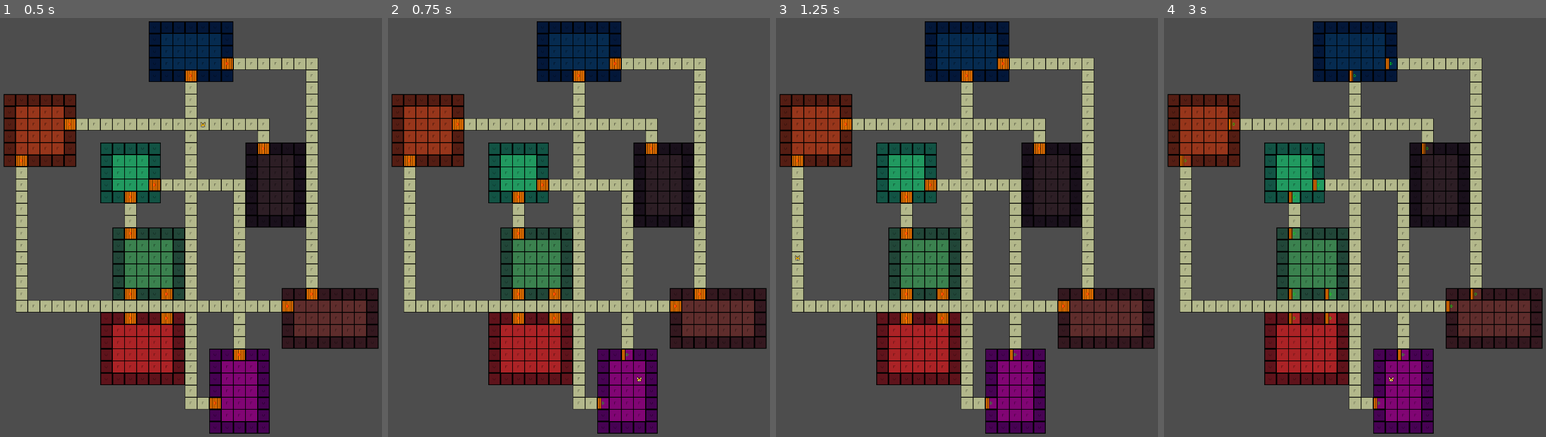
Above: before the commit, frames 1-4 (left to right).
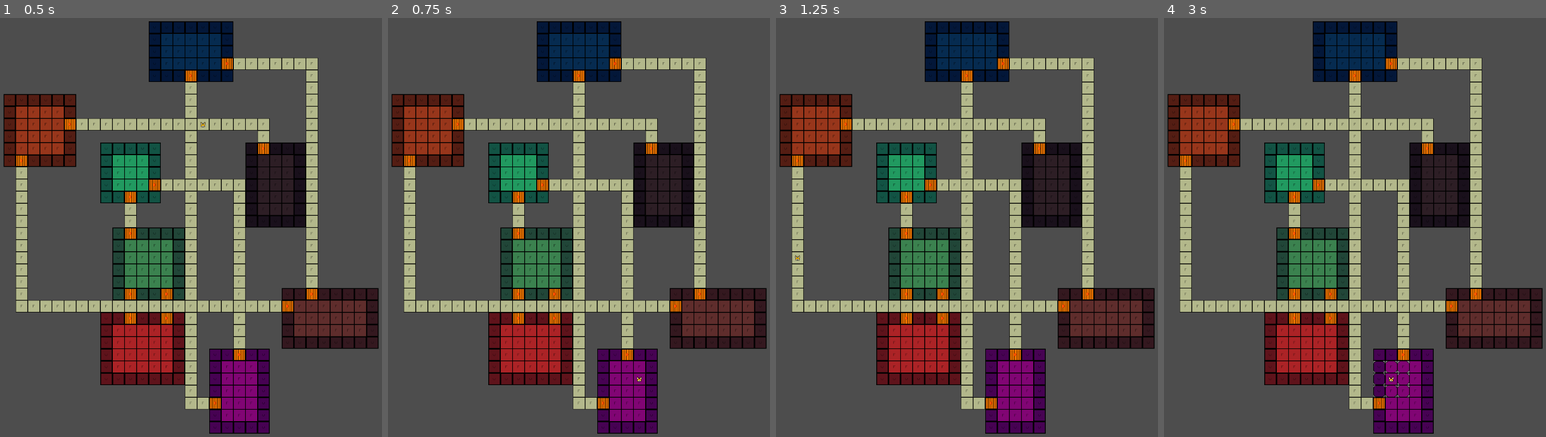
Above: after the commit, the same moments.

Repository: alanb33/GodotDungeonGame
Game: Godot game, scene res://Scenes/GameScene.tscn
The game is run twice, just before and just after one commit, with the same random seed, the same clock (stepped at 60 frames per second) and the same inputs.
Inputs:
- Up to frame 1 (0.5 s): no input
- Up to frame 2 (0.75 s): tap Enter (ui_accept) at 0.5 s; hold Right (ui_right) from 0.53 s (still down); hold O (action_open) from 0.53 s (still down)
- Up to frame 3 (1.25 s): keep holding Right (ui_right); keep holding O (action_open); tap Enter (ui_accept) at 0.77 s
- Up to frame 4 (3 s): tap Enter (ui_accept) at 1.25, 1.52, 2, 2.75 s; release Right (ui_right) at 1.28 s; release O (action_open) at 1.28 s; hold Down (ui_down) 1.28-2.03 s; tap C (action_close) at 1.35 s; tap O (action_open) at 1.55, 2.85 s; hold Right (ui_right) 2.03-2.78 s; hold O (action_open) 2.03-2.78 s; hold Up (ui_up) from 2.78 s (still down)

Frame 1 is identical in both runs. In frame 2, 0.1% of the frame differs, in the area x 55-65%, y 79-94%; in frame 3, 0.1%; in frame 4, 1.0%, in the area x 4-84%, y 9-94%.

Commit message:
Add door opening functionality

Diff:
--- a/Components/PlayerActionController.gd
+++ b/Components/PlayerActionController.gd
@@ -7,4 +7,4 @@
 	if event.is_action_pressed("action_close"):
 		action_request.emit(ActionTypes.Action.ACTION_CLOSE)
 	if event.is_action_pressed("action_open"):
-		action_request.emit(ActionTypes.Action.ACTION_OPEN_ALL)
+		action_request.emit(ActionTypes.Action.ACTION_OPEN)
--- a/Scenes/Entity.gd
+++ b/Scenes/Entity.gd
@@ -35,6 +35,8 @@
 		match action:
 			ActionTypes.Action.ACTION_CLOSE:
 				movement_locked = true
+			ActionTypes.Action.ACTION_OPEN:
+				movement_locked = true
 	action_request.emit(self, action)
 
 func _on_move_request(dir: MoveTypes.Dir):
--- a/Scenes/EntityActionController.gd
+++ b/Scenes/EntityActionController.gd
@@ -6,6 +6,8 @@
 
 var _grid_selector_scene: PackedScene = preload("res://Scenes/Util/GridSelector.tscn")
 var _awaiting_input := false
+
+var _active_selector_grid = []
 
 signal _input_dir(dir: TileUtil.Dir)
 
@@ -31,6 +33,22 @@
 func _connect_signals():
 	_entity_manager.entity_action_request.connect(_on_entity_action_request)
 
+func _free_selector_grid() -> void:
+	for grid_square in _active_selector_grid:
+		grid_square.queue_free()
+	_active_selector_grid.clear()
+
+func _get_tile_selection(entity: Entity) -> Tile:
+	_spawn_selector_grid_around(entity)
+	_awaiting_input = true
+	var selection_dir = await _input_dir
+	_awaiting_input = false
+	var selection_coord = Coordinate.new()
+	var surrounding_coords = TileUtil.get_surrounding_tile_vector2_dictionary(entity.coordinate)
+	selection_coord.vector2 = surrounding_coords[selection_dir]
+
+	return _level_manager.get_tile_from_coordinate(selection_coord)
+
 func _handle_close_action(entity: Entity):
 	# Spawn a grid of sprites around the player to show a highlight of what might be selected.
 	# Then, wait for a directional input.
@@ -40,20 +58,14 @@
 	# Only worry about showing this for the Player, I'll do some Entity-specific code later.
 
 	if entity.player_controlled:
-		var grid: Array = _spawn_selector_grid_around(entity)
-		_awaiting_input = true
-		var selection_dir = await _input_dir
-		_awaiting_input = false
-		var close_coordinate = Coordinate.new()
-		var surrounding_coords = TileUtil.get_surrounding_tile_vector2_dictionary(entity.coordinate)
-		close_coordinate.vector2 = surrounding_coords[selection_dir]
-		var tile_to_close: Tile = _level_manager.get_tile_from_coordinate(close_coordinate)
-
+		var tile_to_close = await _get_tile_selection(entity)
 		if tile_to_close != null:
-			if tile_to_close.feature != null:
-				if tile_to_close.feature is FeatureDoor:
-					if not tile_to_close.feature.closed:
-						tile_to_close.feature.close()
+			var feature = tile_to_close.feature
+			if feature != null:
+				if feature is FeatureDoor:
+					var door = feature
+					if not door.closed:
+						door.close()
 						print("You close the door.")
 					else:
 						print("That door is already closed.")
@@ -64,10 +76,31 @@
 		else:
 			print("Nothing to close there.")
 
-		for selector in grid:
-			selector.queue_free()
+		_release_player_action(entity)
 
-		entity.movement_locked = false
+func _handle_open_action(entity: Entity):
+
+	if entity.player_controlled:
+		var tile_to_open = await _get_tile_selection(entity)
+
+		if tile_to_open != null:
+			var feature = tile_to_open.feature
+			if feature != null:
+				if feature is FeatureDoor:
+					var door: FeatureDoor = tile_to_open.feature
+					if door.closed:
+						print("You open the door.")
+						door.open()
+					else:
+						print("The door is already open.")
+				else:
+					print("You cannot open that.")
+			else:
+				print("Nothing there to open.")
+		else:
+			print("Nothing there to open.")
+
+		_release_player_action(entity)
 
 func _handle_open_all_action(entity: Entity):
 	var entity_tile = _level_manager.get_tile_from_coordinate(entity.coordinate)
@@ -91,6 +124,8 @@
 			print("ActionType Debug from " + entity.entity_name + ": PRINT DEBUG")
 		ActionTypes.Action.ACTION_CLOSE:
 			_handle_close_action(entity)
+		ActionTypes.Action.ACTION_OPEN:
+			_handle_open_action(entity)
 		ActionTypes.Action.ACTION_OPEN_ALL:
 			_handle_open_all_action(entity)
 		_:
@@ -102,20 +137,21 @@
 
 	assert(_grid_selector_scene.can_instantiate(), "EAC cannot instantiate GridSelector scene")
 
-func _spawn_selector_grid_around(entity: Entity) -> Array:
+func _release_player_action(player: Entity):
+	_free_selector_grid()
+	player.movement_locked = false
+
+func _spawn_selector_grid_around(entity: Entity) -> void:
 	# Spawn the selector grid around the Entity, and then return it to the caller so they can
 	# despawn it later. We'll also
 
-	var grid = []
 	var surrounding_directions: Dictionary = TileUtil.get_surrounding_tile_vector2_dictionary(entity.coordinate)
 
 	for dir_key in surrounding_directions.keys():
 		var grid_selector = _grid_selector_scene.instantiate()
 		add_child(grid_selector)
 		grid_selector.position = surrounding_directions[dir_key] * TileInfo.CURRENT_DIMENSIONS
-		grid.append(grid_selector)
-
-	return grid
+		_active_selector_grid.append(grid_selector)
 
 # Called when the node enters the scene tree for the first time.
 func _ready() -> void:
